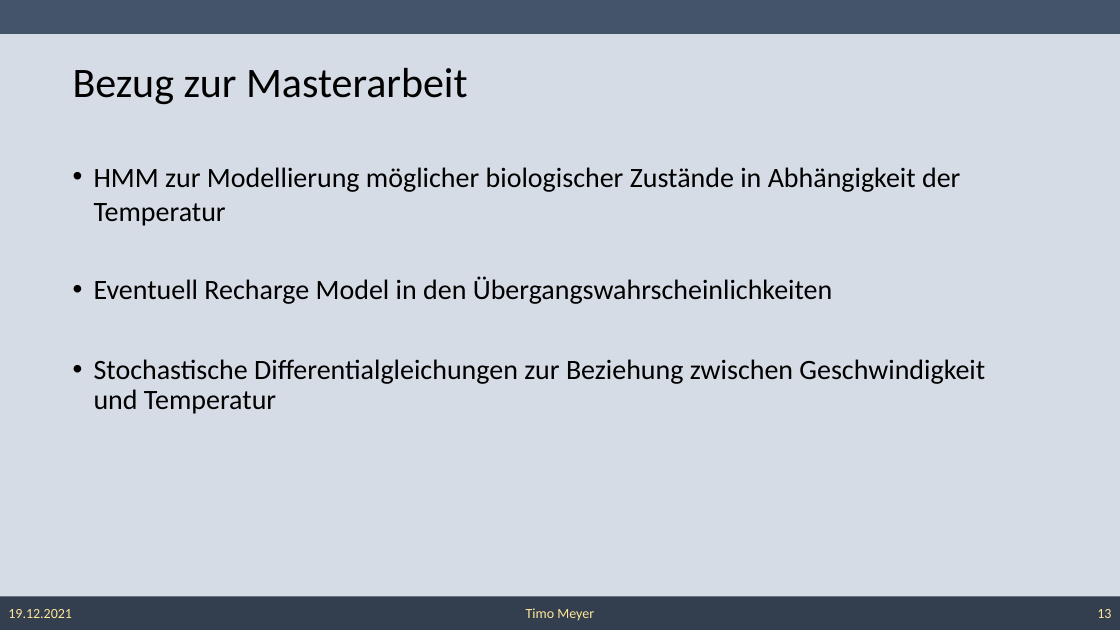
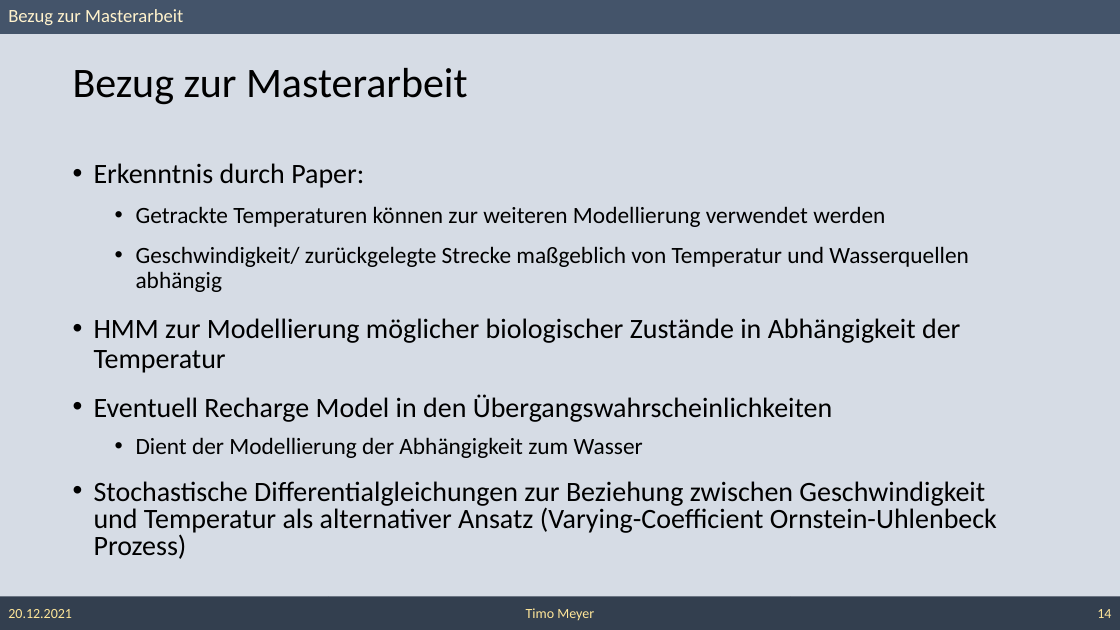
Before and after one commit to TimoM2110/Elephants-Moving-Data, a slide deck: slide 14 of Presentation Paper.pptx (slide 13 before the commit). Drawn at 1120x630 pixels with LibreOffice and Linux fonts; fonts in the diff are those of the drawing. Boxes give left, top, right and bottom in pixels: in the first picture for what was removed or moved away, otherwise in the second. Text is boxed around its words. In the diff, an @@ line names an element or a change of style, - is before the commit and + after.

```diff
--- a/Presentation Paper.pptx
+++ b/Presentation Paper.pptx
@@ text added at (8,9,183,25), 16 pt, text #FFF2CC @@
+Bezug zur Masterarbeit
@@ text at (94,163,969,292): paragraphs added @@
+• Erkenntnis durch Paper:
+  • Getrackte Temperaturen können zur weiteren Modellierung verwendet werden
+  • Geschwindigkeit/ zurückgelegte Strecke maßgeblich von Temperatur und Wasserquellen abhängig
@@ text at (94,318,960,422): line spacing 1 to 0.9; less space between paragraphs; line spacing 0.9 to 0.8 @@
@@ text at (94,437,997,559): text changed @@
-• Stochastische Differentialgleichungen zur Beziehung zwischen Geschwindigkeit und Temperatur
+  • Dient der Modellierung der Abhängigkeit zum Wasser
+• Stochastische Differentialgleichungen zur Beziehung zwischen Geschwindigkeit und Temperatur als alternativer Ansatz (Varying-Coefficient Ornstein-Uhlenbeck Prozess)
@@ text in rectangle at (8,609,72,618): text changed @@
-19.12.2021
+20.12.2021
@@ page number at (1097,609,1111,618): text changed @@
-13
+14
```
Also in this commit, not shown: 12 other slides changed, 2 slides added.
